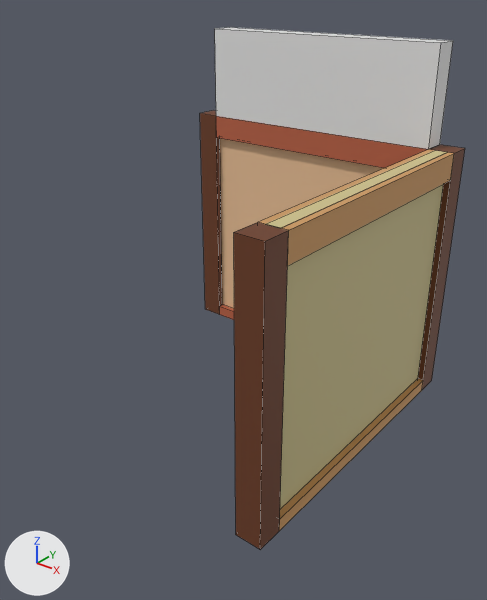
What one commit did to the Blender file Assets/Prefabs/Level Tile Models/blends/tileLwallA.blend.
Both versions are drawn from a 50 mm lens placed at (6.24, -7.52, 6.5), pointed at (0.34, -0.15, 1.93). The axes (+X, +Y, +Z) are drawn at lower left. The lights are the same throughout. The first picture is the older version. Mesh edges are drawn as thin lines.
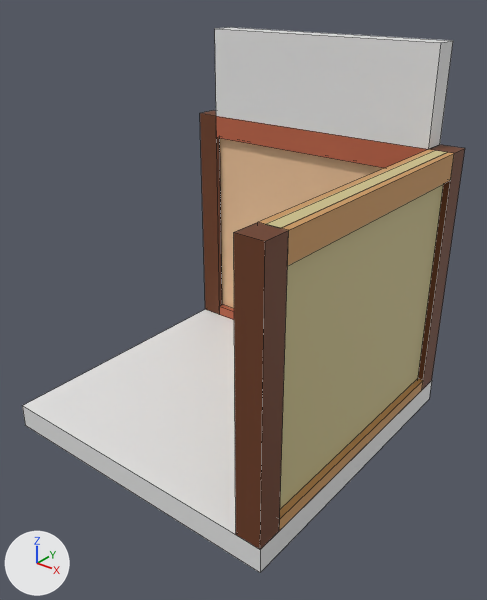
Commit message: tile B fix??

Patch to the scene script:
```diff
--- a/Assets/Prefabs/Level Tile Models/blends/tileLwallA.blend.py
+++ b/Assets/Prefabs/Level Tile Models/blends/tileLwallA.blend.py
@@ ob_cube @@
 ob_cube.scale = (0.5, 0.5, 1.0)
-ob_cube.hide_set(True)  # its collection is switched off
```

Boxes (x1, y1, x2, y2) around the edits, measured in the pictures (487 x 600 px):
'Cube', shown: after (22, 309, 432, 573)
